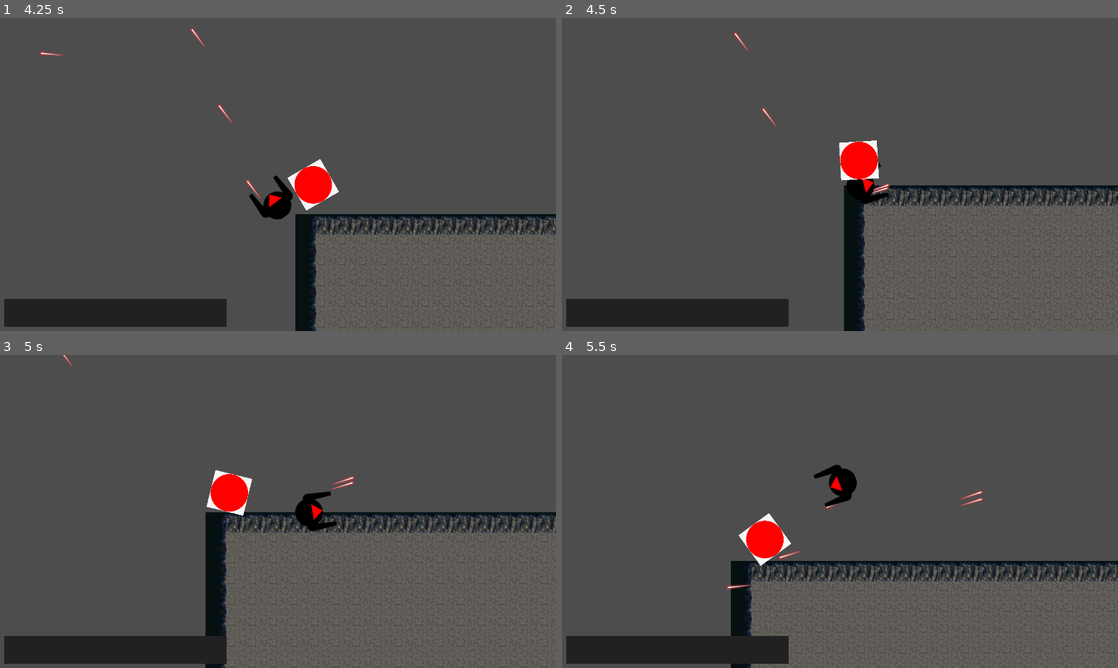
Above: before the commit, frames 1-4 (two rows, left to right).
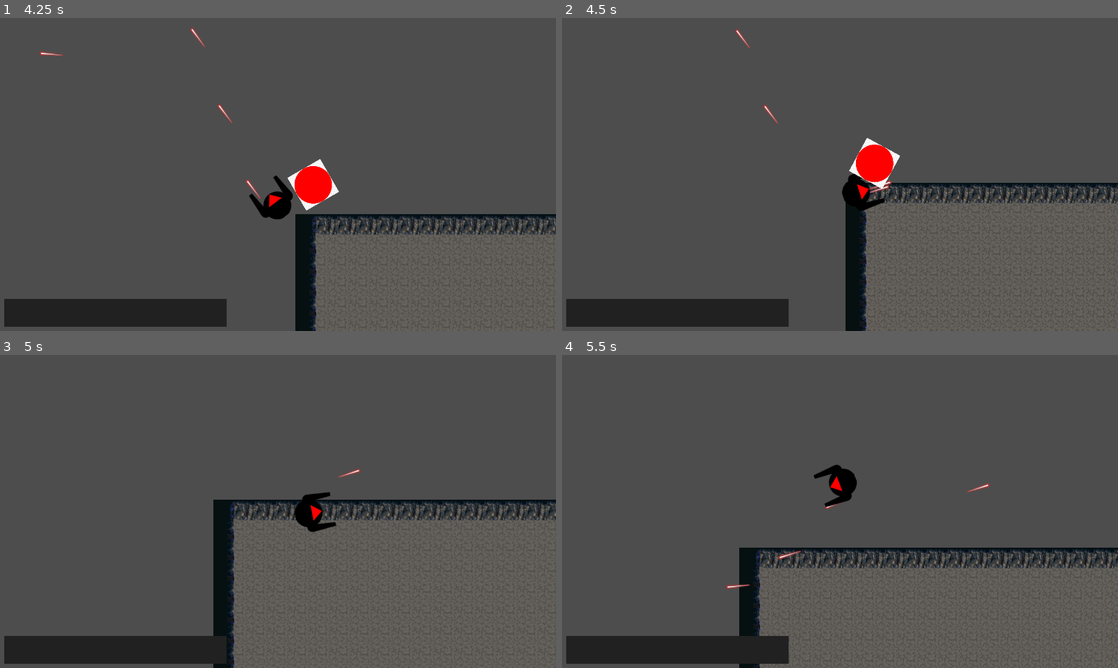
Above: after the commit, the same moments.

Repository: JehtBlack/tiny-creatures
Game: Godot game, scene res://scenes/super_level.tscn
The game is run twice, just before and just after one commit, with the same random seed, the same clock (stepped at 60 frames per second) and the same inputs.
Inputs (mouse positions are in pixels of both pictures, inside the frame that each line leads up to):
- Up to frame 1 (4.25 s): tap Enter at 0.5 s; move the mouse to (250, 237) at 0.52 s; press the mouse at (250, 237) at 0.53 s; hold W (Forward) 0.53-2.03 s; move the mouse to (444, 221) at 1.27 s; release the mouse at (444, 221) at 1.28 s; right-click (444, 221) at 1.35 s; move the mouse to (111, 127) at 2.02 s; press the mouse at (111, 127) at 2.03 s; hold A (Left) 2.03-3.53 s; move the mouse to (305, 174) at 2.77 s; release the mouse at (305, 174) at 2.78 s; right-click (305, 174) at 2.85 s; move the mouse to (194, 96) at 3.52 s; press the mouse at (194, 96) at 3.53 s; hold S (Backward) from 3.53 s (still down)
- Up to frame 2 (4.5 s): move the mouse to (962, 158) at 4.27 s; release S (Backward) at 4.28 s; release the mouse at (962, 158) at 4.28 s; hold D (Right) from 4.28 s (still down); right-click (962, 158) at 4.35 s
- Up to frame 3 (5 s): keep holding D (Right)
- Up to frame 4 (5.5 s): move the mouse to (728, 527) at 5.02 s; release D (Right) at 5.03 s; press the mouse at (728, 527) at 5.03 s; hold W (Forward) from 5.03 s (still down)

Frame 1 is identical in both runs. In frame 2, 3.7% of the frame differs, in the area x 30-100%, y 3-100%; in frame 3, 6.4%; in frame 4, 6.6%, in the area x 29-100%, y 38-100%.

Commit message:
Modify physics layers Allow destroying the enemy

Diff:
--- a/project.godot
+++ b/project.godot
@@ -80,3 +80,4 @@
 2d_physics/layer_3="Pickups"
 2d_physics/layer_4="Objects"
 2d_physics/layer_5="Sensors"
+2d_physics/layer_6="Projectiles"
--- a/scenes/basic_enemy.tscn
+++ b/scenes/basic_enemy.tscn
@@ -1,16 +1,17 @@
-[gd_scene load_steps=5 format=3 uid="uid://bn6vjxbth1m"]
+[gd_scene load_steps=5 format=3 uid="uid://nkvpadg1tdl8"]
 
 [ext_resource type="Script" path="res://scenes/basic_enemy.gd" id="1_4fv0q"]
 [ext_resource type="Texture2D" uid="uid://qcid6f4rtnon" path="res://assets/sprites/png-clipart-round-red-illustration-red-circle-miscellaneous-shapes-thumbnail.png" id="1_s4enr"]
 
 [sub_resource type="CircleShape2D" id="CircleShape2D_d8kqw"]
+radius = 46.2709
 
 [sub_resource type="CircleShape2D" id="CircleShape2D_kfdrs"]
 radius = 228.009
 
-[node name="BasicEnemy" type="CharacterBody2D"]
+[node name="BasicEnemy" type="CharacterBody2D" groups=["damageable"]]
 collision_layer = 2
-collision_mask = 11
+collision_mask = 43
 script = ExtResource("1_4fv0q")
 
 [node name="Sprite2D" type="Sprite2D" parent="."]
--- a/scenes/player.tscn
+++ b/scenes/player.tscn
@@ -9,7 +9,7 @@
 radius = 32.0156
 
 [node name="Player" type="CharacterBody2D"]
-collision_mask = 30
+collision_mask = 62
 script = ExtResource("1_y1rou")
 
 [node name="Sprite2D" type="Sprite2D" parent="."]
--- a/scenes/projectile.gd
+++ b/scenes/projectile.gd
@@ -15,7 +15,7 @@
 func _physics_process(delta):
 	position += transform.x * speed * delta
 
-func _on_Bullet_body_entered(body):
+func _on_body_entered(body: Node2D) -> void:
 	hit(body)
 
 func _on_lifespan_timer_timeout() -> void:
--- a/scenes/projectile.tscn
+++ b/scenes/projectile.tscn
@@ -3,6 +3,8 @@
 [ext_resource type="Script" path="res://scenes/projectile.gd" id="1_m5fys"]
 
 [node name="Projectile" type="Area2D"]
+collision_layer = 32
+collision_mask = 10
 script = ExtResource("1_m5fys")
 
 [node name="Sprite2D" type="Sprite2D" parent="."]
Not shown: 1 places in scenes/super_level.tscn that only renumber resources
